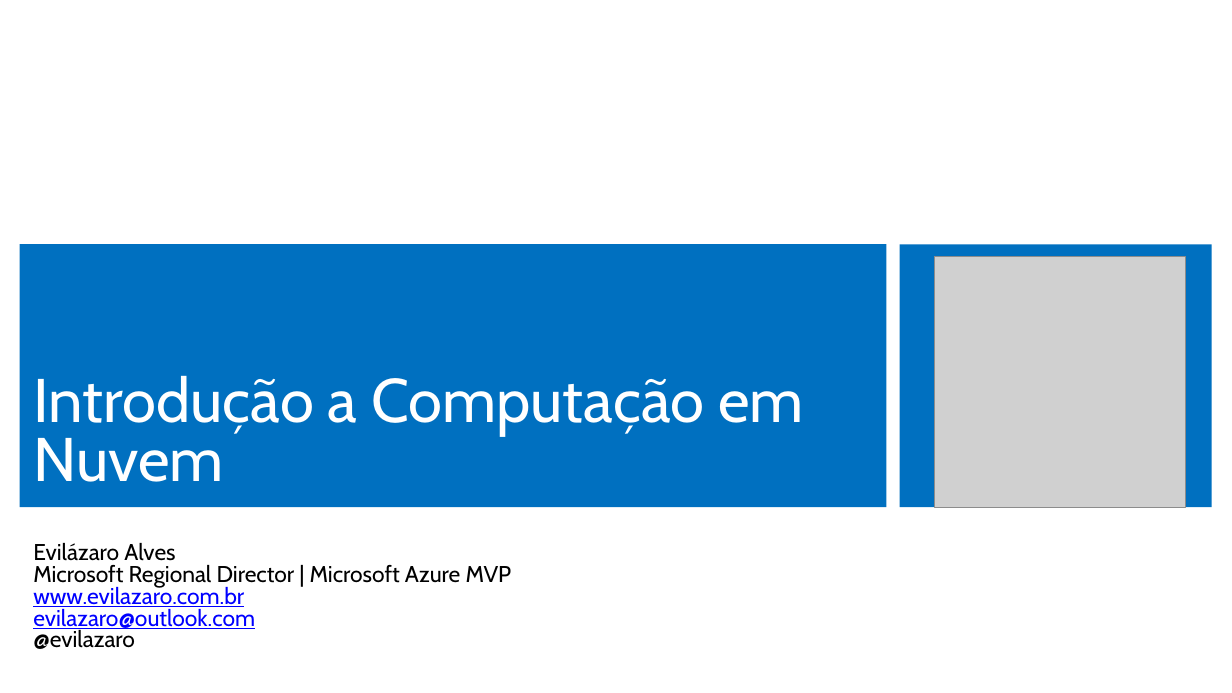
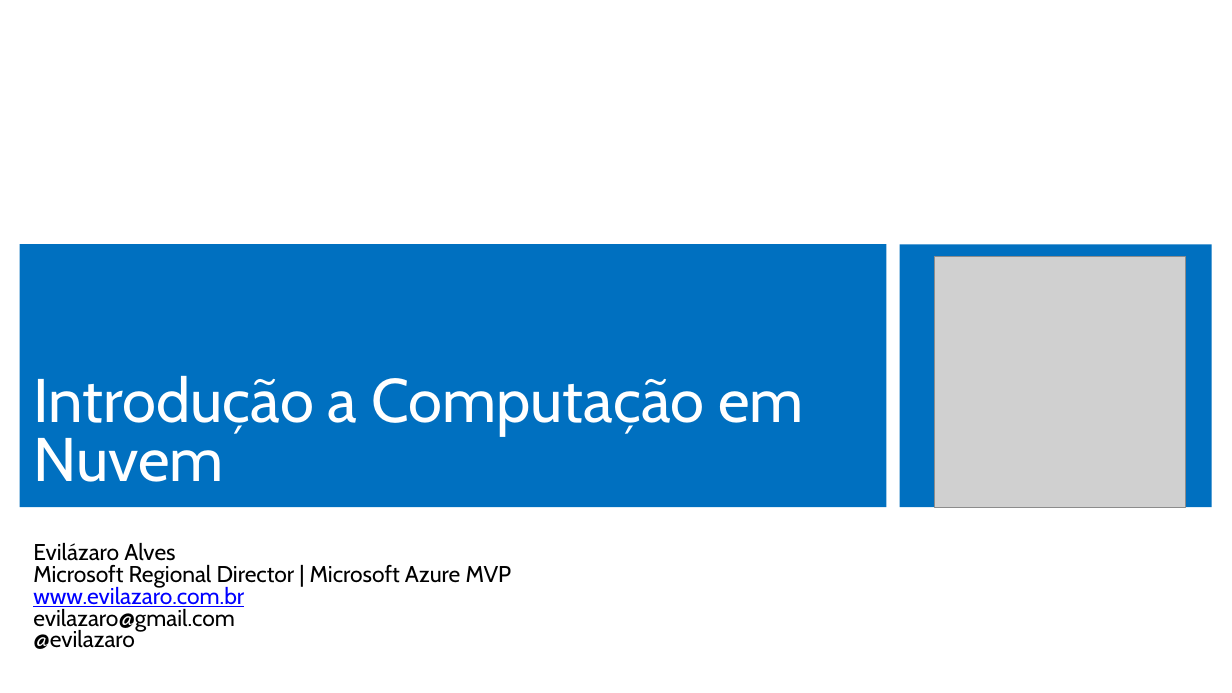
Before and after one commit to Evilazaro/MCSDAzureTraining, a slide deck: slide 1 of Introduction to Cloud Computing/Introduction to Cloud Computing.pptx. Drawn at 1232x693 pixels with LibreOffice and Linux fonts; fonts in the diff are those of the drawing; grey boxes stand for pictures. Boxes give left, top, right and bottom in pixels: in the first picture for what was removed or moved away, otherwise in the second. Text is boxed around its words. In the diff, an @@ line names an element or a change of style, - is before the commit and + after.

Commit message:
Adição Slide Introdução

```diff
--- a/Introduction to Cloud Computing/Introduction to Cloud Computing.pptx
+++ b/Introduction to Cloud Computing/Introduction to Cloud Computing.pptx
@@ subtitle at box(33, 606, 235, 632): text changed; text colour #0000FF to #000000 @@
-evilazaro@outlook.com
+evilazaro@gmail.com
```
Also in this commit, not shown: 1 other slide changed, 4 slides added, 2 slides removed.
